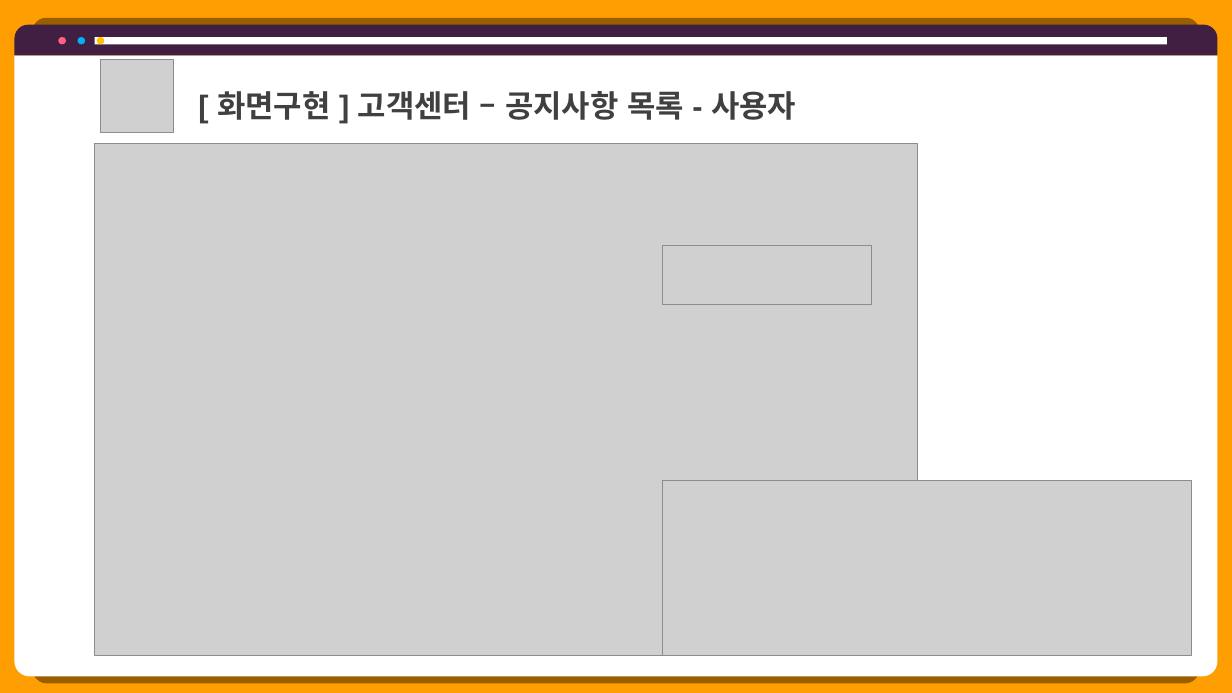
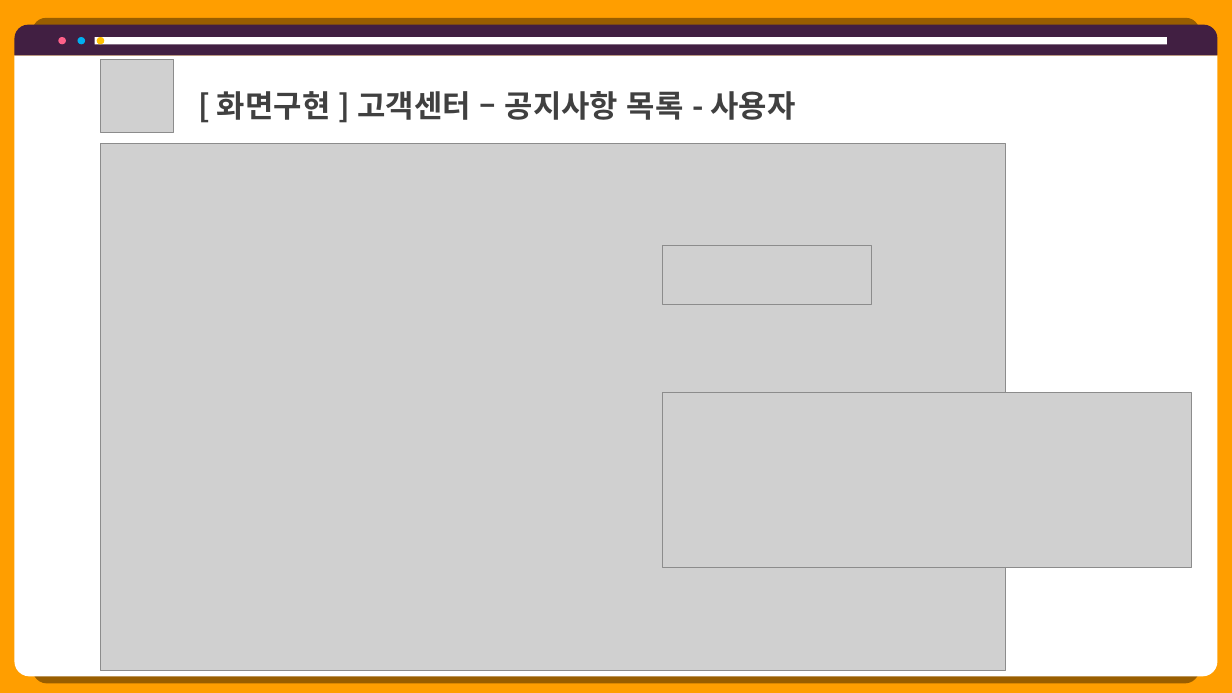
Before and after one commit to hhsw07/ezen-academy-projects, a slide deck: slide 5 of 0 발표용 파워포인트/project06 - 파워포인트 종합 - 송우.pptx. Drawn at 1232x693 pixels with LibreOffice and Linux fonts; fonts in the diff are those of the drawing; grey boxes stand for pictures. Boxes give left, top, right and bottom in pixels: in the first picture for what was removed or moved away, otherwise in the second. Text is boxed around its words. In the diff, an @@ line names an element or a change of style, - is before the commit and + after.

```diff
--- a/0 발표용 파워포인트/project06 - 파워포인트 종합 - 송우.pptx
+++ b/0 발표용 파워포인트/project06 - 파워포인트 종합 - 송우.pptx
@@ text "[ 화면구현 ] 고객센터 – ..." at <box>217,91,795,120</box>: font Arial to Noto Sans CJK KR @@
@@ picture: place and size @@
-picture at <box>94,143,918,655</box>
+picture at <box>101,143,1006,671</box>
@@ picture: place and size @@
-picture at <box>663,481,1192,656</box>
+picture at <box>663,393,1192,568</box>
```
Also in this commit, not shown: 12 other slides changed, 5 slides added, 12 other files.
